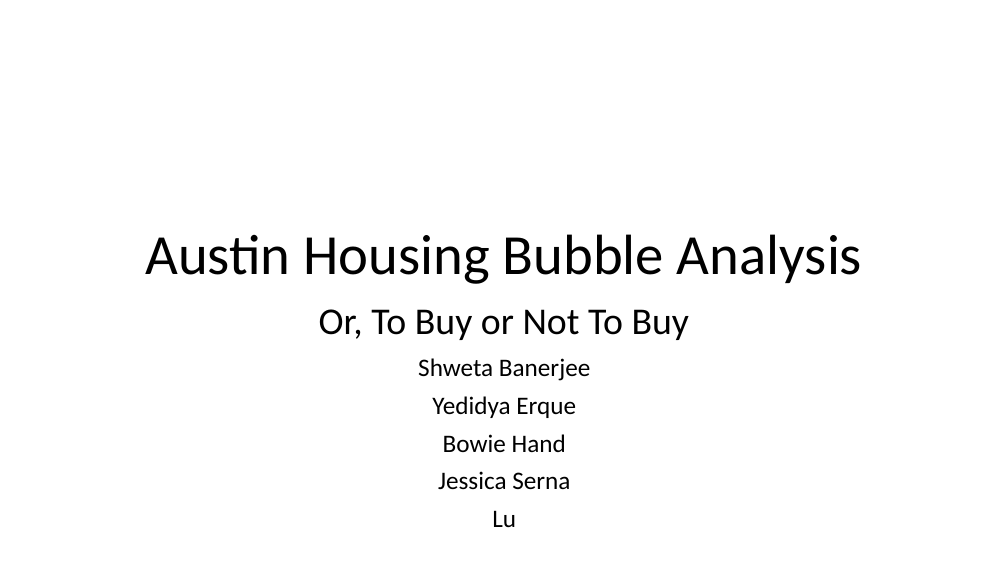
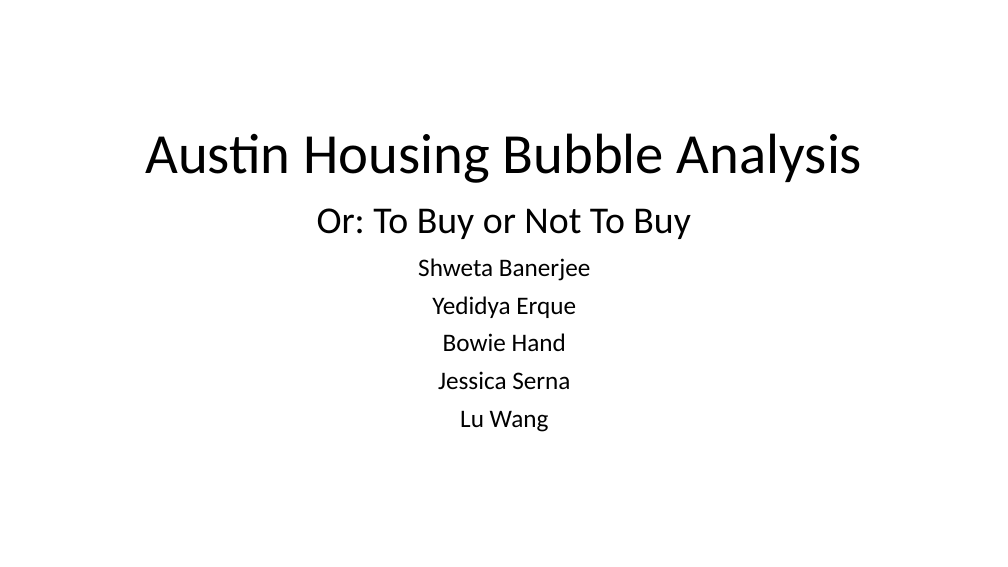
Before and after one commit to bowielh/Project1_Group1, a slide deck: slide 1 of Housing_Bubble.pptx. Drawn at 1008x567 pixels with LibreOffice and Linux fonts; fonts in the diff are those of the drawing. Boxes give left, top, right and bottom in pixels: in the first picture for what was removed or moved away, otherwise in the second. Text is boxed around its words. In the diff, an @@ line names an element or a change of style, - is before the commit and + after.

```diff
--- a/Housing_Bubble.pptx
+++ b/Housing_Bubble.pptx
@@ title "Austin Housing Bubble Analysis": place and size @@
-title "Austin Housing Bubble Analysis" at [145, 234, 862, 284]
+title "Austin Housing Bubble Analysis" at [145, 133, 862, 183]
@@ subtitle at [317, 208, 690, 239]: text changed @@
-Or, To Buy or Not To Buy
+Or: To Buy or Not To Buy
@@ text "Shweta Banerjee": place and size @@
-text "Shweta Banerjee" at [418, 358, 590, 527]
+text "Shweta Banerjee" at [418, 258, 590, 432]
@@ text at [460, 410, 549, 432]: text changed @@
-Lu
+Lu Wang
```
Also in this commit, not shown: 4 other slides changed, 4 slides added, 3 slides removed, 5 other files.
